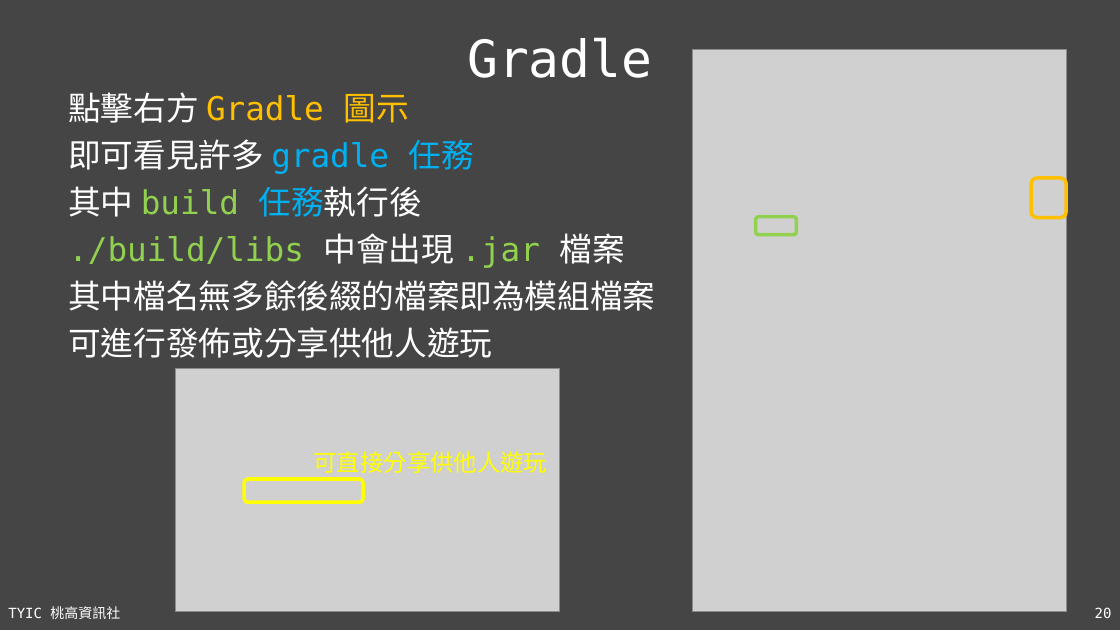
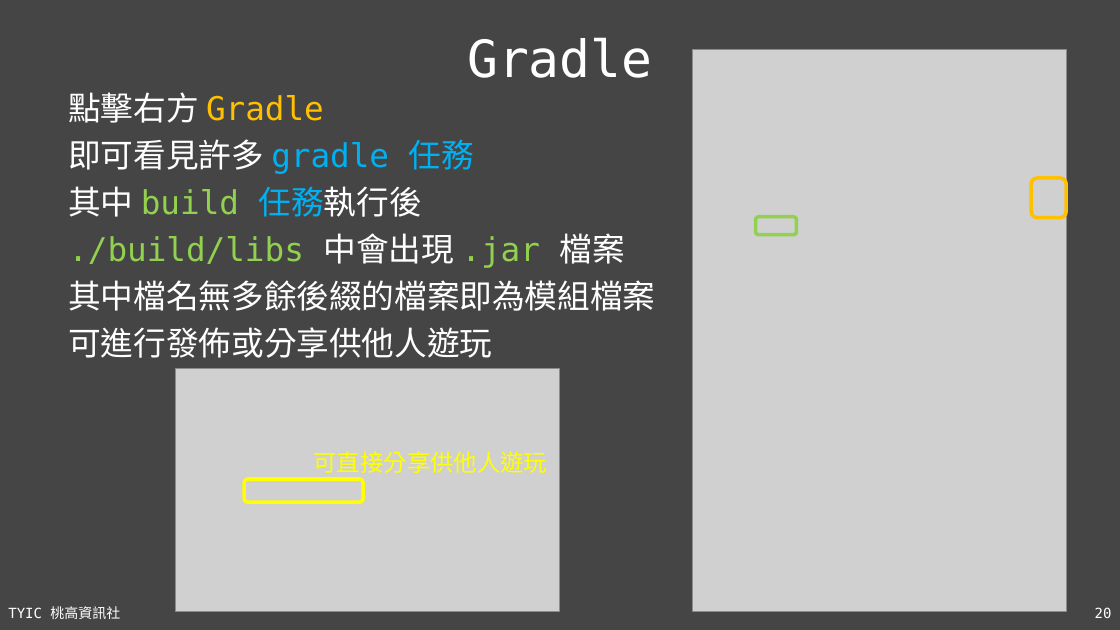
Before and after one commit to TYSHIC/slides, a slide deck: slide 20 of ppt/50_Java 專案：前置作業.pptx. Drawn at 1120x630 pixels with LibreOffice and Linux fonts; fonts in the diff are those of the drawing; grey boxes stand for pictures. Boxes give left, top, right and bottom in pixels: in the first picture for what was removed or moved away, otherwise in the second. Text is boxed around its words. In the diff, an @@ line names an element or a change of style, - is before the commit and + after.

```diff
--- a/ppt/50_Java 專案：前置作業.pptx
+++ b/ppt/50_Java 專案：前置作業.pptx
@@ text at (68, 92, 324, 123): text changed @@
-點擊右方 Gradle 圖示
+點擊右方 Gradle
```
Also in this commit, not shown: 5 slides added, 3 other files.
